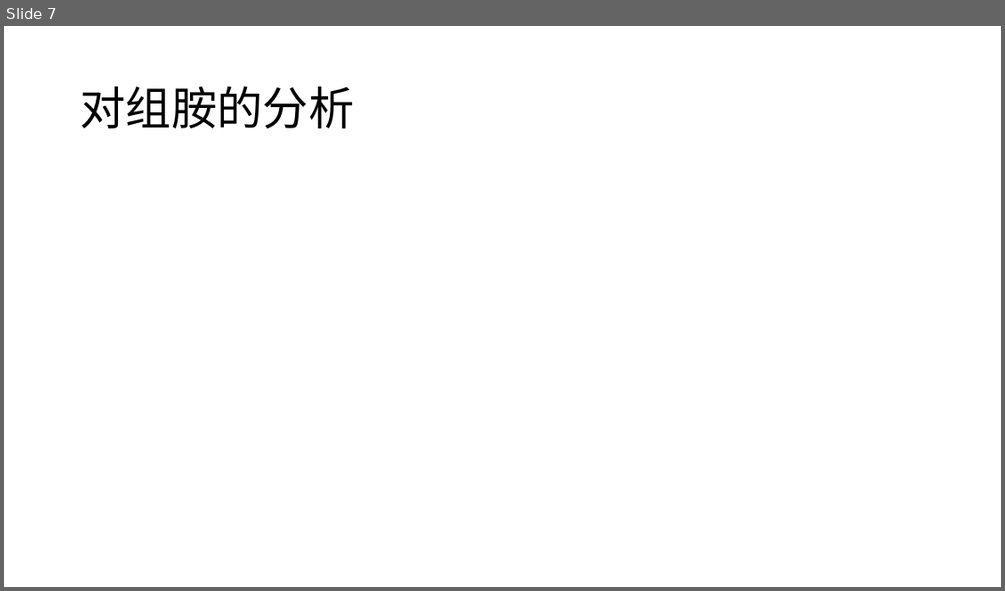
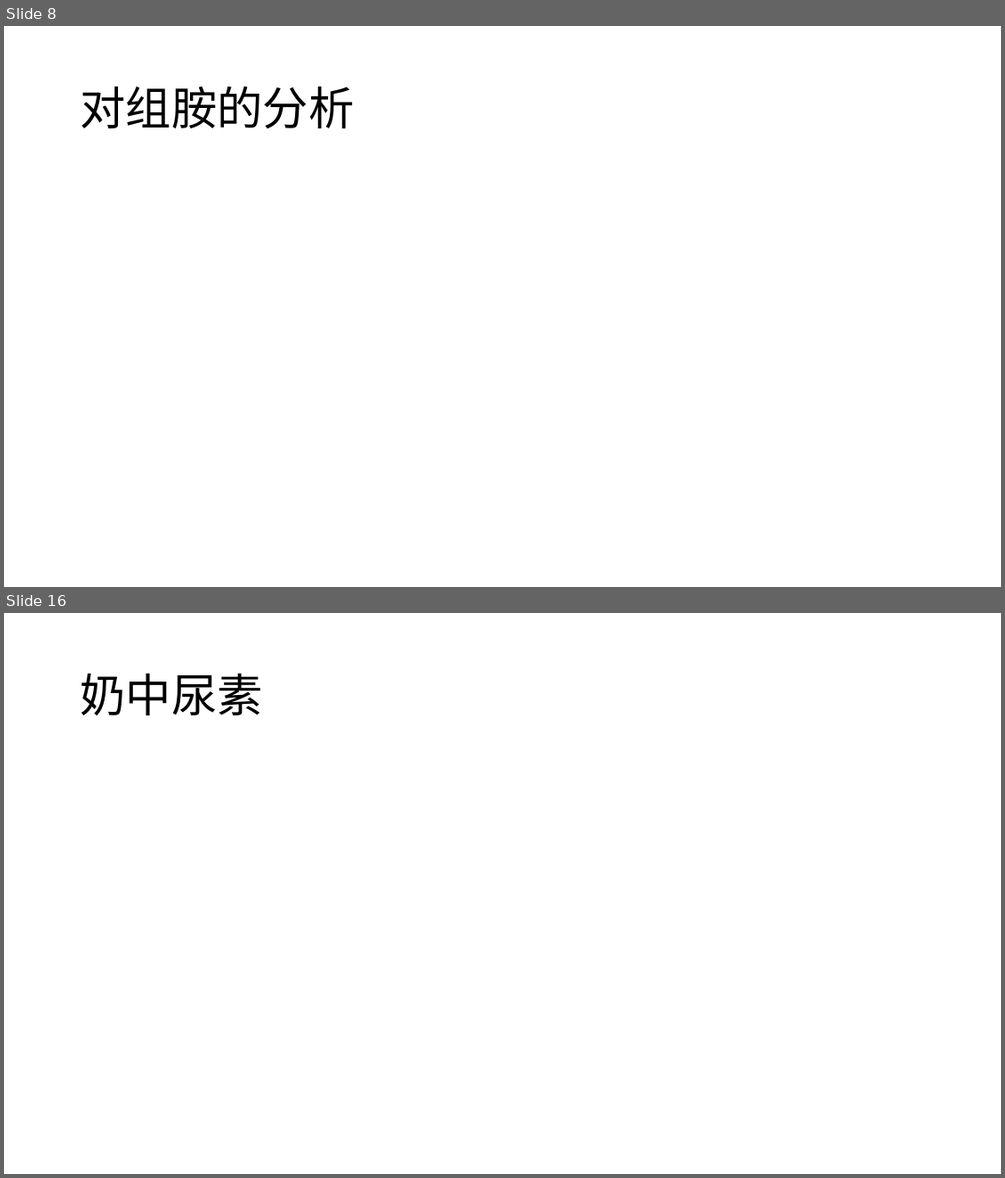
Before and after one commit to yuanjingsong/MCM_Homework, a slide deck: PreG21.pptx. Shown one above the other, each under a label of ours: slide 7 before the commit, slides 8 and 16 after it; the slides between them are not shown. The pictures are 1005x591 and 1005x1178 pixels, drawn with LibreOffice and Linux fonts; fonts in the diff are those of the drawing; grey boxes stand for pictures. Boxes give left, top, right and bottom in pixels: in the first picture for what was removed or moved away, otherwise in the second. Text is boxed around its words. In the diff, an @@ line names an element or a change of style, - is before the commit and + after.

```diff
--- a/PreG21.pptx
+++ b/PreG21.pptx
@@ slide 16 added at <box>4,613,1001,1174</box>, background #FFFFFF @@
@@ title added at <box>80,673,262,715</box>, 44 pt, text #000000 @@
+奶中尿素
@@ what was slide 7 is now slide 8 @@
```
Also in this commit, not shown: 3 slides changed, 16 other slides added, 2 other files.
